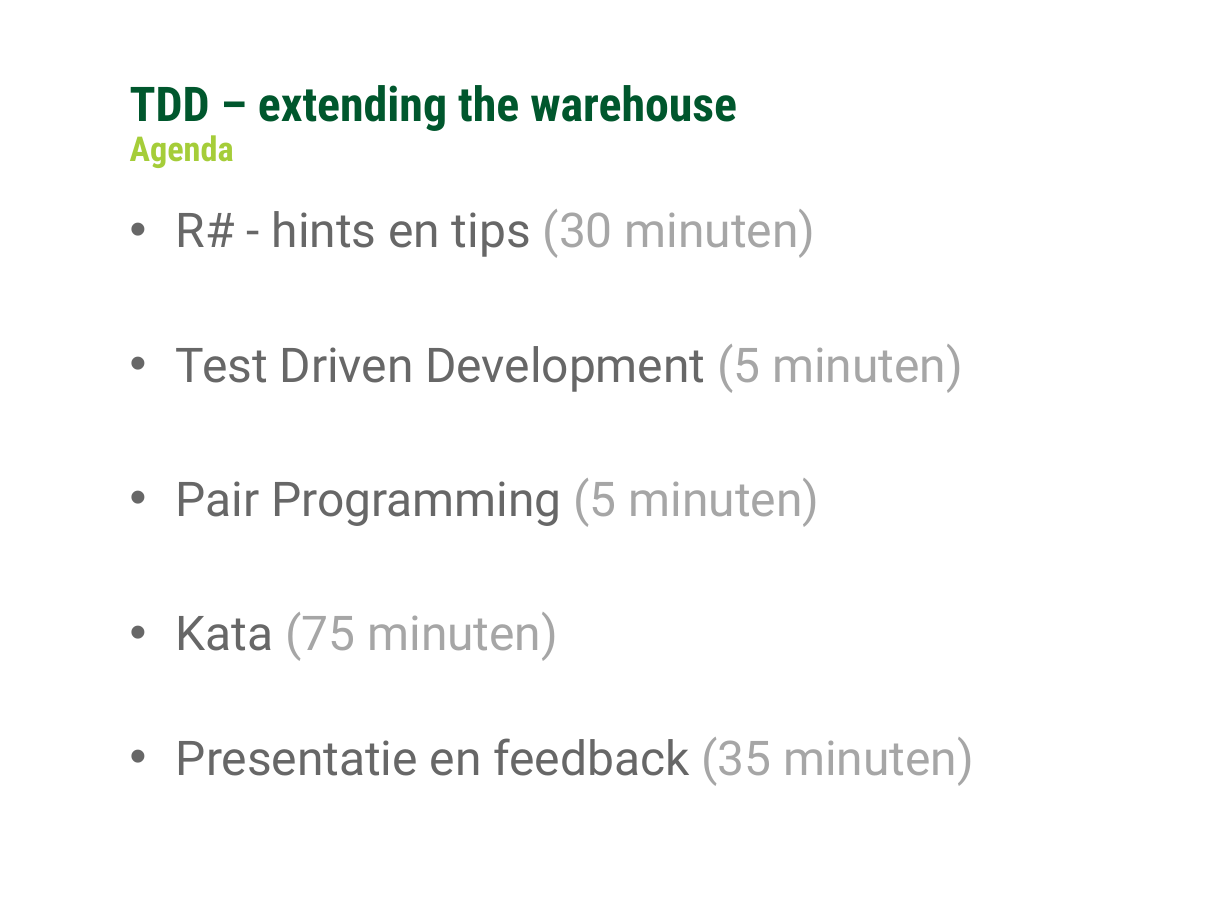
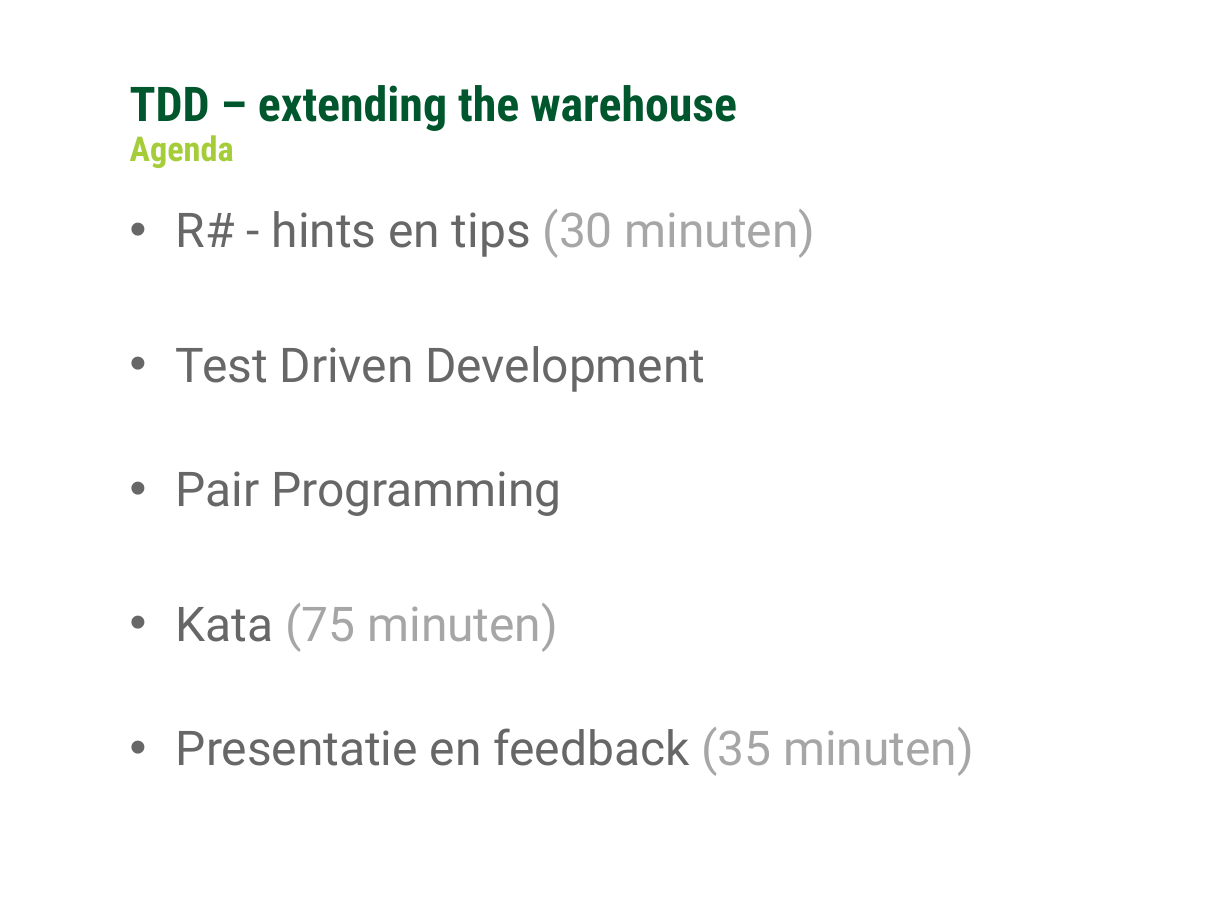
Before and after one commit to Ozindar/GCUnitTestDojo, a slide deck: slide 2 of warehouse/Coding Kata - TDD Extending the Warehouse.pptx. Drawn at 1232x924 pixels with LibreOffice and Linux fonts; fonts in the diff are those of the drawing; background and template pictures are left out. Boxes give left, top, right and bottom in pixels: in the first picture for what was removed or moved away, otherwise in the second. Text is boxed around its words. In the diff, an @@ line names an element or a change of style, - is before the commit and + after.

```diff
--- a/warehouse/Coding Kata - TDD Extending the Warehouse.pptx
+++ b/warehouse/Coding Kata - TDD Extending the Warehouse.pptx
@@ text at (x1=176, y1=346, x2=705, y2=516): text changed @@
-• Test Driven Development (5 minuten)
-• Pair Programming (5 minuten)
+• Test Driven Development
+• Pair Programming
```
Also in this commit, not shown: 6 other slides changed.
